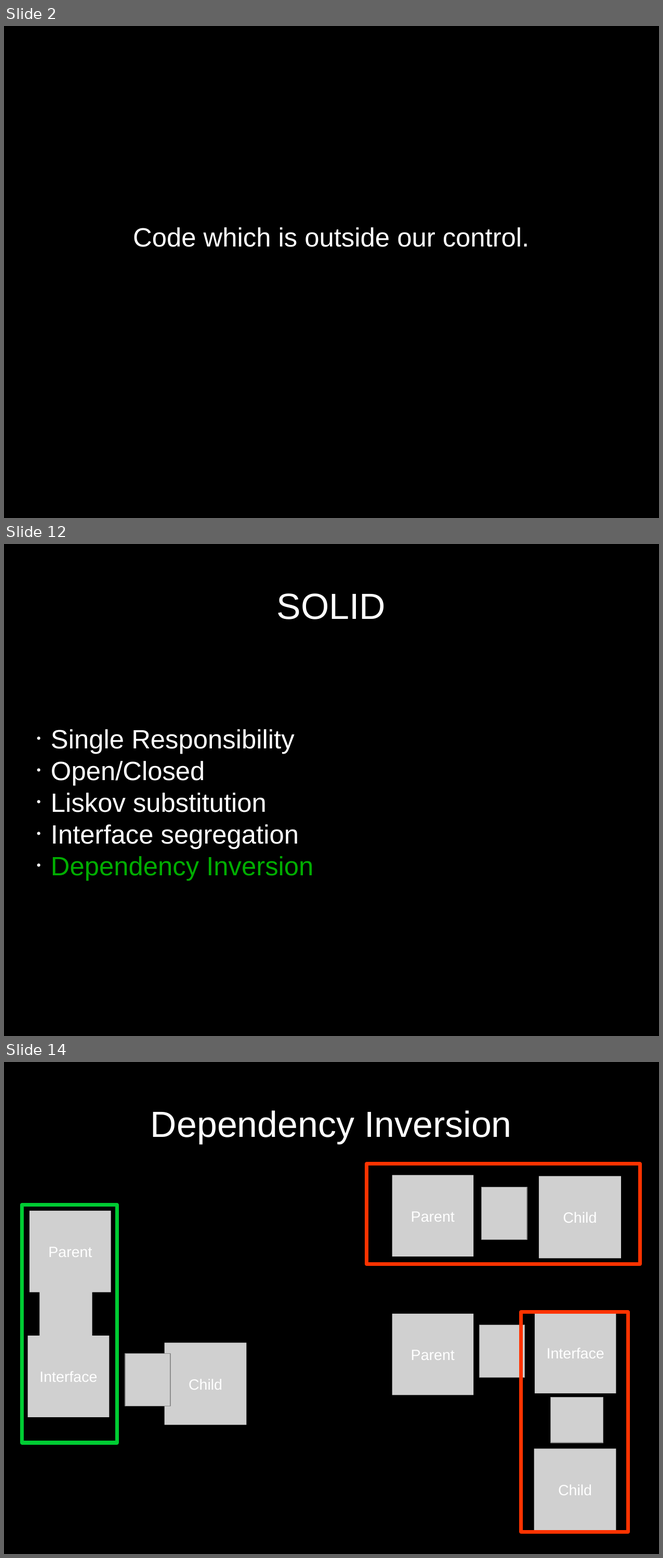
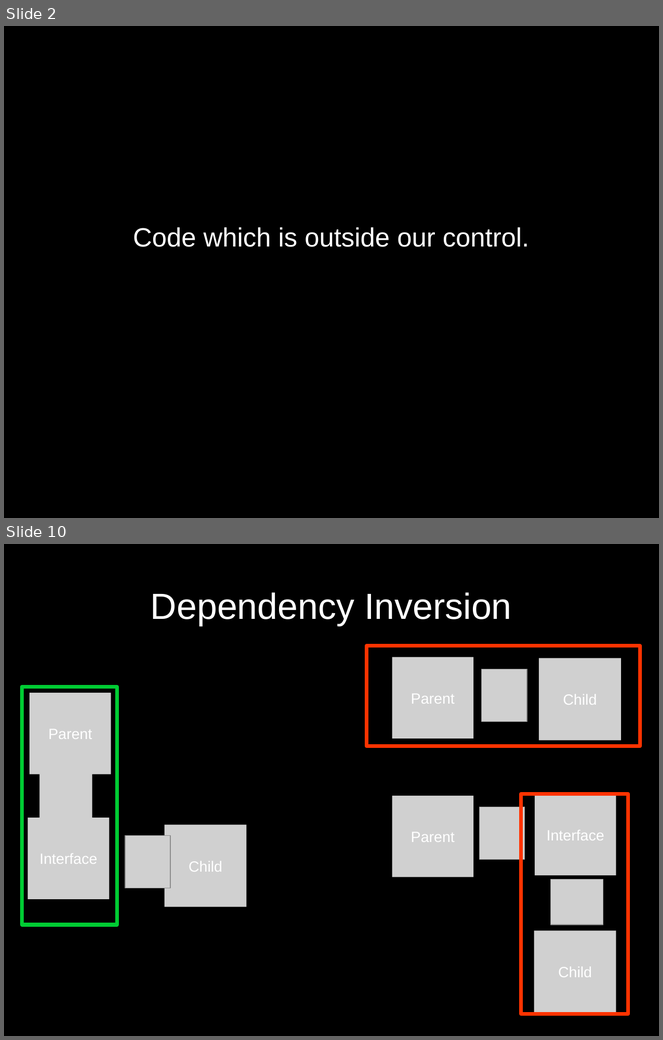
Before and after one commit to ChrisLynch42/presentations, a slide deck: codepalousa/legacy_code/coudepalousa.odp. Shown one above the other, each under a label of ours: slides 2, 12 and 14 before the commit, slides 2 and 10 after it; the slides between them are not shown. The pictures are 663x1558 and 663x1040 pixels, drawn with LibreOffice and Linux fonts; fonts in the diff are those of the drawing; grey boxes stand for pictures. Boxes give left, top, right and bottom in pixels: in the first picture for what was removed or moved away, otherwise in the second. Text is boxed around its words. In the diff, an @@ line names an element or a change of style, - is before the commit and + after.

```diff
--- a/codepalousa/legacy_code/coudepalousa.odp
+++ b/codepalousa/legacy_code/coudepalousa.odp
@@ slide 12 removed at (4, 544, 659, 1036), background #000000 @@
@@ title removed at (277, 593, 386, 619) @@
-SOLID
@@ subtitle removed at (51, 729, 313, 881) @@
-• Single Responsibility
-• Open/Closed
-• Liskov substitution
-• Interface segregation
-• Dependency Inversion
@@ what was slide 14 is now slide 10 @@
```
Also in this commit, not shown: 7 slides changed, 3 slides added, 7 other slides removed.
